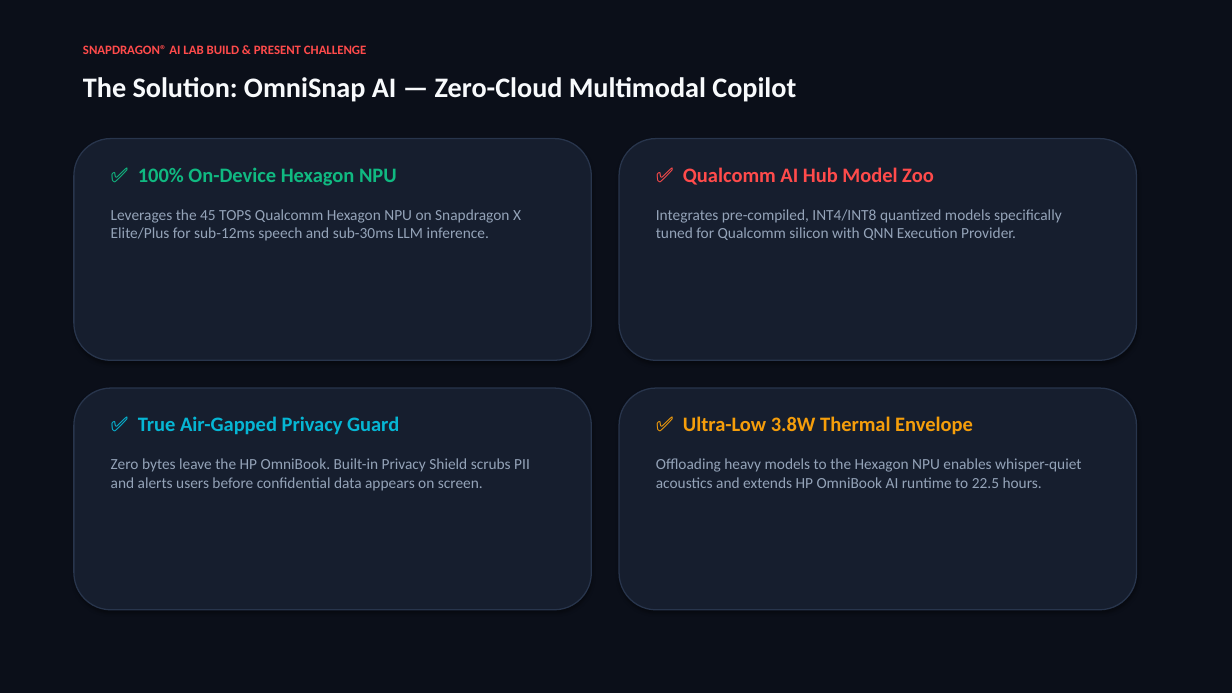
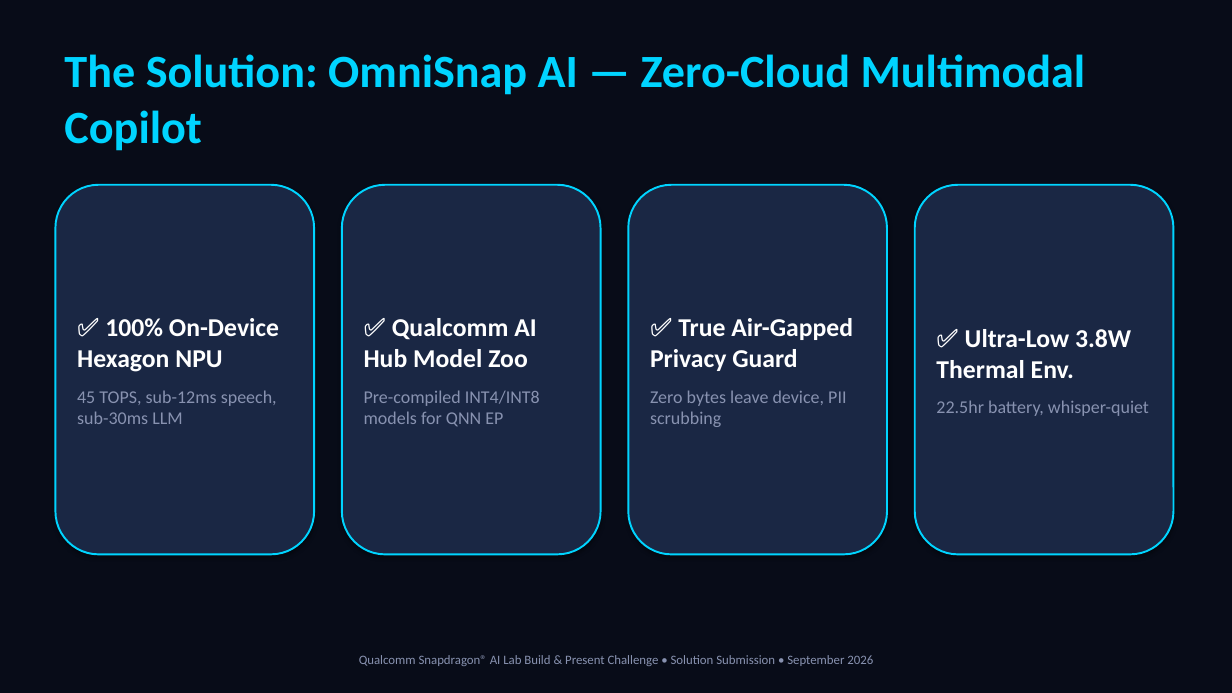
Before and after one commit to AnuragKannojiya/OmniSnap-AI, a slide deck: slide 3 of OmniSnap_AI_Pitch_Deck.pptx. Drawn at 1232x693 pixels with LibreOffice and Linux fonts; fonts in the diff are those of the drawing. Boxes give left, top, right and bottom in pixels: in the first picture for what was removed or moved away, otherwise in the second. Text is boxed around its words. In the diff, an @@ line names an element or a change of style, - is before the commit and + after.

```diff
--- a/OmniSnap_AI_Pitch_Deck.pptx
+++ b/OmniSnap_AI_Pitch_Deck.pptx
@@ rectangle at [0,0,1232,693]: fill #0B0F19 to #080C18; outline none to #080C18 0.75 pt @@
@@ text "The Solution: OmniSnap AI — ...": place and size @@
-text "The Solution: OmniSnap AI — ..." at [83,77,796,102]
+text "The Solution: OmniSnap AI — ..." at [64,54,1086,151]
@@ text "The Solution: OmniSnap AI — ..." at [64,54,1086,151]: size 22 to 36 pt, text colour #F8FAFC to #00D4FF @@
@@ text removed at [111,167,521,241] @@
-✅ 100% On-Device Hexagon NPU
-Leverages the 45 TOPS Qualcomm Hexagon NPU on Snapdragon X Elite/Plus for sub-12ms speech and sub-30ms LLM inference.
@@ text removed at [656,167,1062,240] @@
-✅ Qualcomm AI Hub Model Zoo
-Integrates pre-compiled, INT4/INT8 quantized models specifically tuned for Qualcomm silicon with QNN Execution Provider.
@@ rounded rectangle "✅ 100% On-Device Hexagon NPU" at [55,185,314,555]: fill #161E2E to #1A2744; outline #28354C 1 pt to #00D4FF 1.5 pt @@
@@ rounded rectangle "✅ 100% On-Device Hexagon NPU": place and size @@
-rounded rectangle "✅ 100% On-Device Hexagon NPU" at [74,139,592,360]
+rounded rectangle "✅ 100% On-Device Hexagon NPU" at [55,185,314,555]
@@ rounded rectangle added at [342,185,601,555], fill #1A2744, outline #00D4FF 1.5 pt, 14 pt, text #8892B0 @@
+✅ Qualcomm AI Hub Model Zoo
+Pre-compiled INT4/INT8 models for QNN EP
@@ rounded rectangle "✅ True Air-Gapped Privacy Guard": place and size @@
-rounded rectangle "✅ True Air-Gapped Privacy Guard" at [619,139,1137,360]
+rounded rectangle "✅ True Air-Gapped Privacy Guard" at [628,185,887,555]
@@ rounded rectangle "✅ True Air-Gapped Privacy Guard" at [628,185,887,555]: fill #161E2E to #1A2744; outline #28354C 1 pt to #00D4FF 1.5 pt @@
@@ rounded rectangle added at [915,185,1174,555], fill #1A2744, outline #00D4FF 1.5 pt, 14 pt, text #8892B0 @@
+✅ Ultra-Low 3.8W Thermal Env.
+22.5hr battery, whisper-quiet
@@ text in rounded rectangle at [77,318,279,424]: text added @@
+✅ 100% On-Device Hexagon NPU
+45 TOPS, sub-12ms speech, sub-30ms LLM
@@ text in rounded rectangle at [650,318,853,427]: text added @@
+✅ True Air-Gapped Privacy Guard
+Zero bytes leave device, PII scrubbing
@@ rounded rectangle removed at [74,388,592,610] @@
@@ rounded rectangle removed at [619,388,1137,610] @@
@@ text removed at [111,416,530,491] @@
-✅ True Air-Gapped Privacy Guard
-Zero bytes leave the HP OmniBook. Built-in Privacy Shield scrubs PII and alerts users before confidential data appears on screen.
@@ text removed at [656,416,1081,488] @@
-✅ Ultra-Low 3.8W Thermal Envelope
-Offloading heavy models to the Hexagon NPU enables whisper-quiet acoustics and extends HP OmniBook AI runtime to 22.5 hours.
@@ text at [359,655,873,666]: text changed; text colour #FF4B4B to #8892B0; bold off @@
-SNAPDRAGON® AI LAB BUILD & PRESENT CHALLENGE
+Qualcomm Snapdragon® AI Lab Build & Present Challenge • Solution Submission • September 2026
```
Also in this commit, not shown: 9 other slides changed, 8 other files.
